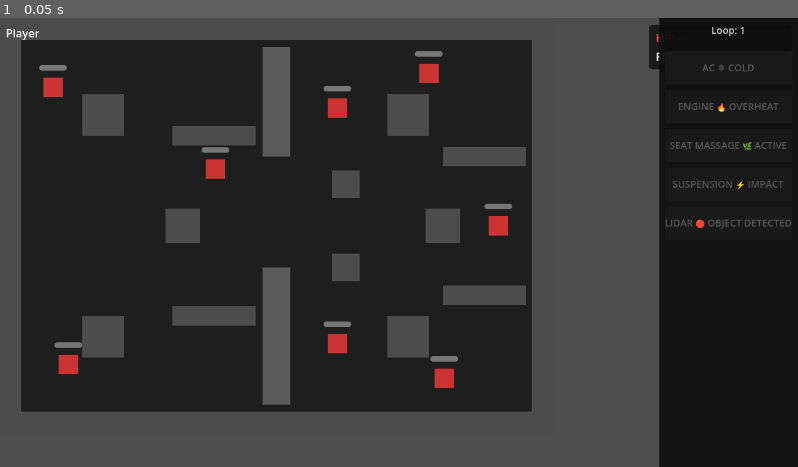
Above: before the commit, frame 1.
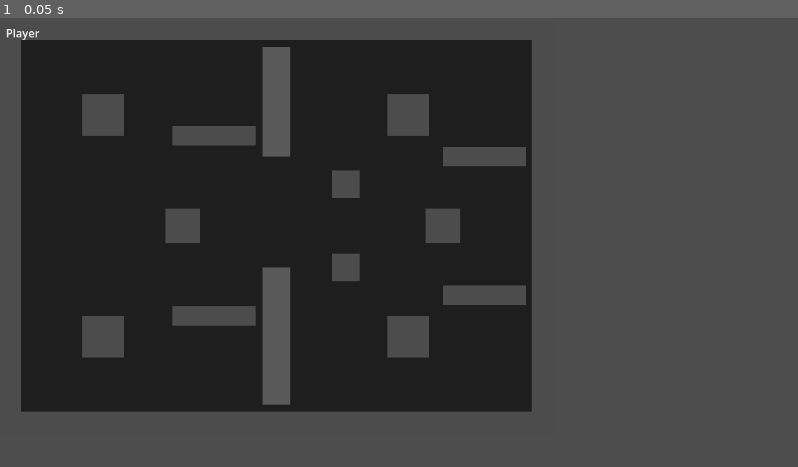
Above: after the commit, the same moment.

Repository: moklem/Roge-Like
Game: Godot game, scene res://scenes/Game.tscn
Two runs of this game, one before a commit and one after it. Both use one fixed random seed, a clock stepped at 60 frames per second and the inputs below. This scene is started directly instead of the project's main scene.
Inputs:
- Up to frame 1 (0.05 s): no input

The runs differ from the first frame. In frame 1, 18% of the frame differs, in the area x 4-100%, y 0-100%.
Error after the commit: Parse Error: Cannot infer the type of "e" variable because the value doesn't have a set type. (res://scenes/Game.gd:216)

Commit message:
feat(08-03): add current_room state, Boss pre-registration, generalize Room1 hardcodes
- Add const BOSS_SCENE preload and INITIAL_ENEMY_COUNT_R2 = 12 (D-07)
- Add var current_room: int = 1 (D-04) to track active room
- Pre-register Boss.tscn in EnemySpawner._ready (P7)
- Generalize _bake_navigation, _spawn_all_players, _spawn_enemies to use Room%d/current_room
- Generalize _on_enemy_died respawn block with Room%d; guard with current_room != 3 (D-09)
- _do_spawn_enemy dispatches boss type to BOSS_SCENE, tags room_id via set_meta, excludes boss from difficulty multiplier (D-11)
- Connect boss died to _on_boss_died instead of _on_enemy_died (Pitfall 5)
- Fix request_deploy_drone to use shared Entities node (Rule 1 - Bug from 08-01 refactor)
- _spawn_elite_enemy uses current room spawn points and skips Room 3 (D-09)

Diff:
--- a/scenes/Game.gd
+++ b/scenes/Game.gd
@@ -18,13 +18,20 @@
 const ELITE_ENEMY_SCENE := preload("res://scenes/enemies/EliteEnemy.tscn")
 ## Phase 7 Plan 03 (D-01, HUD-01): CarHUD global dashboard scene
 const CAR_HUD_SCENE := preload("res://scenes/ui/CarHUD.tscn")
+## Phase 8 Plan 03 (P7, D-09): Boss scene pre-registered in EnemySpawner before boss fight
+const BOSS_SCENE := preload("res://scenes/enemies/Boss.tscn")
 
 ## D-13: Revive duration 3-4 seconds (mirrors Player.REVIVE_DURATION)
 const REVIVE_DURATION: float = 3.5
-## D-19: Max enemies to spawn at game start
+## D-19: Max enemies to spawn at game start (Room 1 baseline)
 const INITIAL_ENEMY_COUNT: int = 8
+## Phase 8 Plan 03 (D-07): Room 2 baseline enemy count — 1.5× Room 1 baseline (8 × 1.5 = 12)
+const INITIAL_ENEMY_COUNT_R2: int = 12
 ## Proximity range for revive validation on host
 const REVIVE_PROXIMITY: float = 80.0
+
+## Phase 8 Plan 03 (D-04): Active room tracker — 1=Room1, 2=Room2, 3=Room3 (boss arena)
+var current_room: int = 1
 
 ## Revive accumulator — keyed by target player peer_id → seconds accumulated
 var _revive_progress: Dictionary = {}
@@ -62,6 +69,8 @@
 	$IceTrailSpawner.add_spawnable_scene("res://scenes/elements/IceTrailZone.tscn")
 	# Phase 7 Plan 03 (Pitfall 5, D-13): Pre-register EliteEnemy BEFORE any elite spawns occur
 	$EnemySpawner.add_spawnable_scene("res://scenes/enemies/EliteEnemy.tscn")
+	# Phase 8 Plan 03 (P7): Pre-register Boss BEFORE any boss fight (must precede boss spawn)
+	$EnemySpawner.add_spawnable_scene("res://scenes/enemies/Boss.tscn")
 	# Phase 7 Plan 03 (D-01, HUD-01, Pitfall 3): CarHUD as separate CanvasLayer on Game root
 	# NOT inside $HUD — CarHUD is layer=3, must not conflict with existing HUD CanvasLayer
 	var _car_hud := CAR_HUD_SCENE.instantiate()
@@ -76,8 +85,10 @@
 		_spawn_all_players()   # existing
 		_spawn_enemies()       # CMBT-03: D-19 fixed spawn points, 3-5 enemies
 
+## Phase 8 Plan 03 (D-04): Generalized — bakes the active room's NavigationRegion2D.
+## At loop start current_room == 1 so this resolves to Room1/NavigationRegion2D as before.
 func _bake_navigation() -> void:
-	var nav := get_node_or_null("Room1/NavigationRegion2D")
+	var nav := get_node_or_null("Room%d/NavigationRegion2D" % current_room)
 	if nav:
 		nav.bake_navigation_polygon(false)
 
@@ -147,8 +158,10 @@
 # PLAYER SPAWNING (existing — unchanged)
 # ==============================================================================
 
+## Phase 8 Plan 03 (D-04): Generalized — reads active room's SpawnPoints.
+## At loop start current_room == 1; after transition current_room is updated before this runs.
 func _spawn_all_players() -> void:
-	var spawn_points := $Room1/SpawnPoints.get_children()
+	var spawn_points := get_node("Room%d/SpawnPoints" % current_room).get_children()
 	var idx := 0
 	for id in Lobby.players:
 		var spawn_pos := Vector2(400, 300)
@@ -175,35 +188,55 @@
 # ENEMY SPAWNING (CMBT-03, D-15, D-19)
 # ==============================================================================
 
+## Phase 8 Plan 03 (D-07): Generalized — reads active room's EnemySpawnPoints.
+## Room 2 uses INITIAL_ENEMY_COUNT_R2 as base (D-07: 1.5× Room 1 baseline).
+## Room 3 skips normal wave entirely (boss-only, D-09) — caller must not invoke for Room 3.
 func _spawn_enemies() -> void:
-	# D-19: Fixed spawn points at room edges (added in Plan 01)
-	var points := $Room1/EnemySpawnPoints.get_children()
+	# D-04: Generalized — reads from current room's EnemySpawnPoints
+	var points := get_node("Room%d/EnemySpawnPoints" % current_room).get_children()
+	# D-07: Room 2 uses higher base count; Room 1 uses original baseline
+	var base_count: int = INITIAL_ENEMY_COUNT_R2 if current_room == 2 else INITIAL_ENEMY_COUNT
 	# Phase 7 Plan 03 (LOOP-04, D-19): Scale initial spawn count by loop_number.
-	# Formula: INITIAL_ENEMY_COUNT × 1.5^(loop_number-1), rounded, capped by spawn point count.
-	# Loop 1=8 (unchanged), Loop 2≈12, Loop 3≈18 (capped by available spawn points).
-	var spawn_count: int = roundi(INITIAL_ENEMY_COUNT * pow(1.5, GameState.loop_number - 1))
+	# Formula: base × 1.5^(loop_number-1), rounded, capped by spawn point count.
+	# Loop 1=8/12 (unchanged), Loop 2≈12/18, Loop 3≈18/27 (capped by available spawn points).
+	var spawn_count: int = roundi(base_count * pow(1.5, GameState.loop_number - 1))
 	for i in range(min(spawn_count, points.size())):
-		$EnemySpawner.spawn({"pos": points[i].global_position})
+		# Phase 8 Plan 03: tag each spawned enemy with current_room for room-clear filtering
+		$EnemySpawner.spawn({"pos": points[i].global_position, "room_id": current_room})
 
 func _do_spawn_enemy(data: Dictionary) -> Node:
 	# Phase 7 Plan 03 (D-19, D-20): dispatch on type; elite uses ELITE_ENEMY_SCENE
-	var scene = ELITE_ENEMY_SCENE if data.get("type", "") == "elite" else ENEMY_SCENE
+	# Phase 8 Plan 03: boss type uses BOSS_SCENE (D-09, P7)
+	var enemy_type: String = data.get("type", "")
+	var scene
+	match enemy_type:
+		"elite": scene = ELITE_ENEMY_SCENE
+		"boss":  scene = BOSS_SCENE
+		_:       scene = ENEMY_SCENE
 	var e := scene.instantiate()
 	e.position = data["pos"]
 	e.name = "Enemy_%d" % (randi() % 9999)
+	# Phase 8 Plan 03 (D-04): Tag with room_id for room-clear filtering in _check_room_clear.
+	# room_id passed in data dict; defaults to current_room if not specified.
+	e.set_meta("room_id", data.get("room_id", current_room))
 	# Phase 7 Plan 03 (D-19, D-20, D-21): Apply difficulty scaling at spawn time.
 	# For normal enemies: scaling applied here before add_to_tree (Enemy._ready() does not reset stats).
 	# For elite enemies: EliteEnemy._ready() applies its own scaling after calling super._ready()
 	#   (see EliteEnemy.gd _ready). Setting mult here would be overwritten by EliteEnemy._ready()
 	#   so only normal enemies receive the scaling multiplication in this function.
+	# Phase 8 Plan 03 (D-11): Boss applies its own loop scaling in _ready() — exclude boss too.
 	# At loop_number=1: mult=1.0 → no change (baseline preserved, Pitfall 6).
-	if data.get("type", "") != "elite":
+	if enemy_type != "elite" and enemy_type != "boss":
 		var mult: float = 1.0 + (GameState.loop_number - 1) * 0.25
 		e.MAX_HP = int(e.MAX_HP * mult)
 		e.CONTACT_DAMAGE = int(e.CONTACT_DAMAGE * mult)
 		e.current_hp = e.MAX_HP
-	# CMBT-08: Connect died signal to spawn XP orb at death position
-	e.died.connect(_on_enemy_died)
+	# CMBT-08: Connect died signal appropriately
+	# Phase 8 Plan 03 (Pitfall 5): boss death takes boss-specific path, NOT generic respawn path
+	if enemy_type == "boss":
+		e.died.connect(_on_boss_died)
+	else:
+		e.died.connect(_on_enemy_died)
 	return e
 
 ## CMBT-08 / WEAP-01: XP orb always drops; 25% chance to also drop a car-part pickup.
@@ -217,10 +250,16 @@
 		var part_id: String = CAR_PART_IDS[randi() % CAR_PART_IDS.size()]
 		$PickupSpawner.spawn.call_deferred({"type": "car_part", "pos": pos + Vector2(10, 0), "weapon_id": part_id})
 	# D-03 (design): respawn one enemy immediately on death to keep pressure constant.
-	var points := $Room1/EnemySpawnPoints.get_children()
-	if points.size() > 0:
-		var spawn_pos: Vector2 = points[randi() % points.size()].global_position
-		$EnemySpawner.spawn.call_deferred({"pos": spawn_pos})
+	# Phase 8 Plan 03 (D-09): Room 3 is boss-only — no enemy respawn in boss arena.
+	# Phase 8 Plan 03 (D-04): Generalized — reads active room's EnemySpawnPoints.
+	if current_room != 3:
+		var points := get_node("Room%d/EnemySpawnPoints" % current_room).get_children()
+		if points.size() > 0:
+			var spawn_pos: Vector2 = points[randi() % points.size()].global_position
+			$EnemySpawner.spawn.call_deferred({"pos": spawn_pos, "room_id": current_room})
+	# Phase 8 Plan 03 (D-02): After each enemy death, check if the room is cleared.
+	# call_deferred so queue_free finishes before we count living enemies.
+	_check_room_clear.call_deferred()
 
 func _do_spawn_pickup(data: Dictionary) -> Node:
 	match data.get("type", "xp_orb"):
@@ -544,12 +583,15 @@
 ## Uses call_deferred to avoid "Can't change state while flushing queries" (Pitfall, Game.gd lines 196-205).
 ## Fires LIDAR on all peers via emit_hud.rpc (D-10, HUD-07; host is authority so RPC is valid).
 func _spawn_elite_enemy() -> void:
-	var points := $Room1/EnemySpawnPoints.get_children()
+	# Phase 8 Plan 03 (D-04): Use current room's EnemySpawnPoints; skip in Room 3 (boss-only, D-09)
+	if current_room == 3:
+		return
+	var points := get_node("Room%d/EnemySpawnPoints" % current_room).get_children()
 	if points.is_empty():
 		return
 	var pos: Vector2 = points[randi() % points.size()].global_position
 	# call_deferred — physics-safe spawn (mirrors _on_enemy_died call_deferred pattern)
-	$EnemySpawner.spawn.call_deferred({"type": "elite", "pos": pos})
+	$EnemySpawner.spawn.call_deferred({"type": "elite", "pos": pos, "room_id": current_room})
 	# LIDAR fires only on elite spawn (D-10, D-13) — host-only emit, valid as authority RPC
 	GameEvents.emit_hud.rpc("lidar")
 
@@ -560,7 +602,8 @@
 	if not multiplayer.is_server():
 		return
 	# Count drones currently owned by this engineer
-	var entities := get_node_or_null("Room1/Entities")
+	# Phase 8 Plan 01: DroneSpawner spawn_path now points to shared Game-root Entities node
+	var entities := get_node_or_null("Entities")
 	var active_count := 0
 	if entities:
 		for child in entities.get_children():
